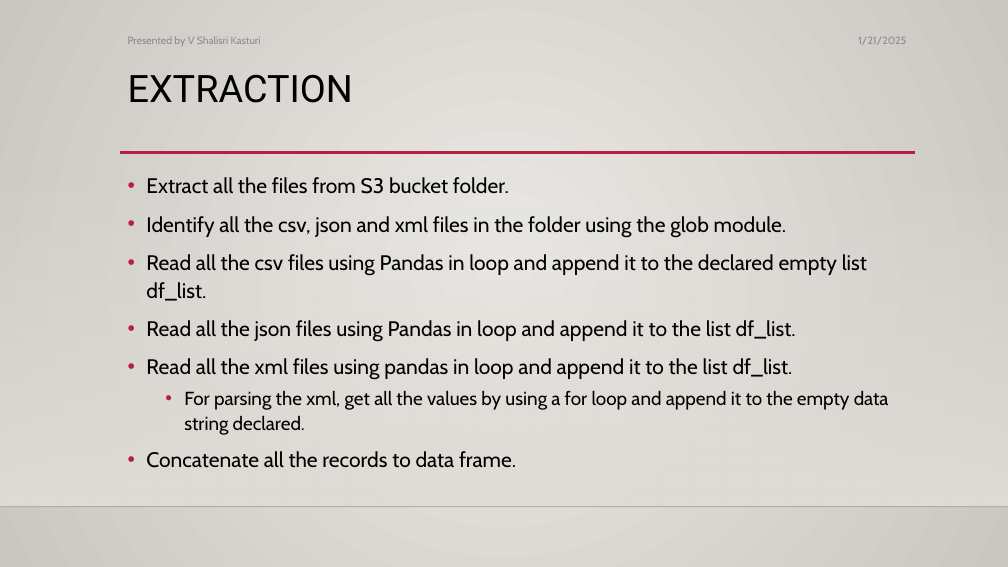
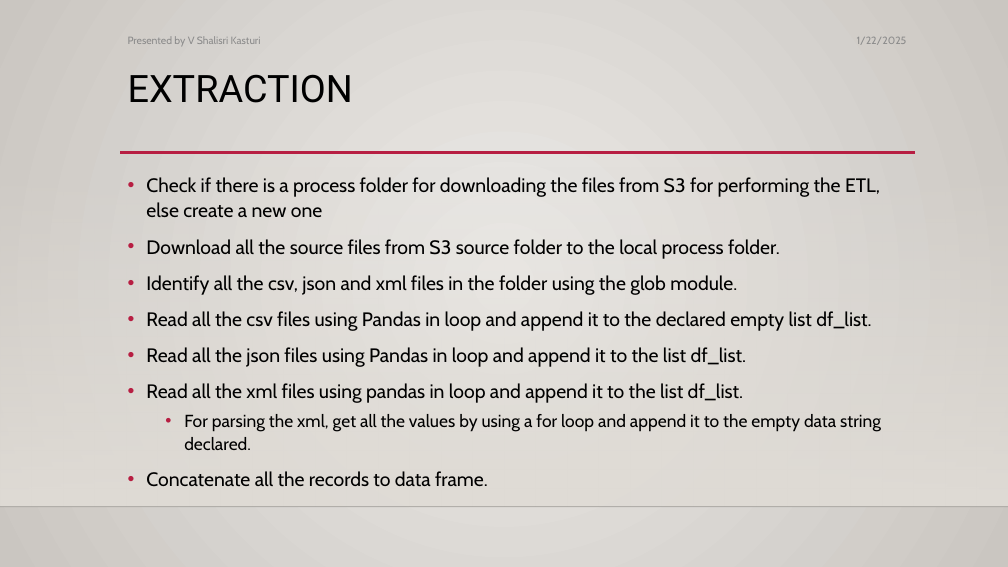
Before and after one commit to shalisrikasturiv/github, a slide deck: slide 7 of EnhancedETLWorkflowwithPythonAWS/Presentation/Shalisri Kasturi V - Enhanced ETL Workflow with Python AWS (DE-WE-E-B2).pptx (slide 6 before the commit). Drawn at 1008x567 pixels with LibreOffice and Linux fonts; fonts in the diff are those of the drawing; background and template pictures are left out. Boxes give left, top, right and bottom in pixels: in the first picture for what was removed or moved away, otherwise in the second. Text is boxed around its words. In the diff, an @@ line names an element or a change of style, - is before the commit and + after.

```diff
--- a/EnhancedETLWorkflowwithPythonAWS/Presentation/Shalisri Kasturi V - Enhanced ETL Workflow with Python AWS (DE-WE-E-B2).pptx
+++ b/EnhancedETLWorkflowwithPythonAWS/Presentation/Shalisri Kasturi V - Enhanced ETL Workflow with Python AWS (DE-WE-E-B2).pptx
@@ text at (857,37,907,45): text changed @@
-1/21/2025
+1/22/2025
@@ text at (146,177,880,259): text changed; size 20 to 18.5 pt @@
-• Extract all the files from S3 bucket folder.
+• Check if there is a process folder for downloading the files from S3 for performing the ETL, else create a new one
+• Download all the source files from S3 source folder to the local process folder.
@@ text at (146,275,881,487): size 20 to 18.5 pt in "Identify all the csv, json and xml ...", "Read all the csv files using Pandas ...", "Read all the json files using Pandas ...", "Read all the xml files using pandas ..." and 1 more places; size 18 to 16.6 pt in "For parsing the xml, get all the ..." @@
```
Also in this commit, not shown: 12 other slides changed, 1 slide added.
